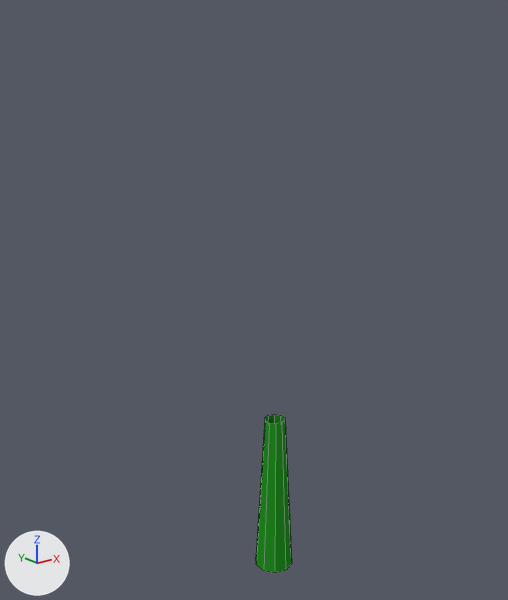
What one commit did to the Blender file meshs/tree/tree.blend.
Both versions are drawn from a 50 mm camera at (-3.16, -3.69, 3.76) aimed at (-0.08, 0.15, 2.22). The lights are fixed; the arrows at lower left show +X, +Y and +Z. Mesh edges are drawn as thin lines.

The older version as bpy lines, for what is in view:
```python
me_cone_002 = bpy.data.meshes.new('Cone.002')
me_cone_002.from_pydata(...)  # 21 vertices, 11 faces; spans x -0.34..0.14, y -0.47..0.15, z 0.02..1.61
me_cone_002.materials.append(mat_material_001)  # green #249222
ob_cone_001 = bpy.data.objects.new('Cone.001', me_cone_002)
ob_cone_001.location = (0.0, 0.0, -0.003)
```
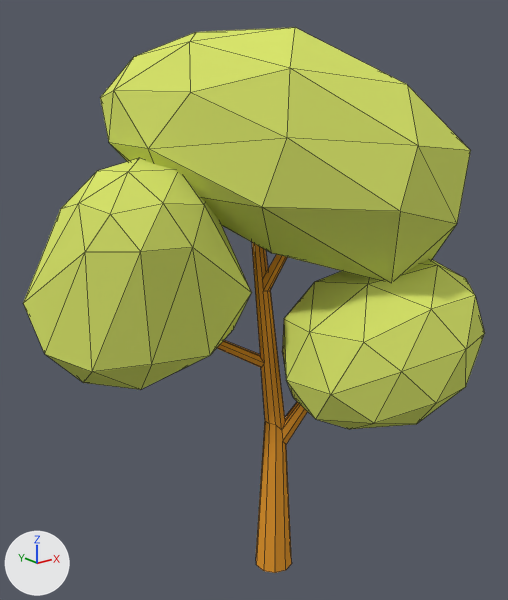
Location of each change, [x1, y1, x2, y2] in pixels of the pictures (508 x 600 px):
'Icosphere', added (yellow)
    after: [23, 27, 485, 429]
'Cone.001', reshaped
    before: [256, 414, 292, 573]
    after: [217, 242, 308, 573]
part 1 of me_cone_002, built on
    before: [274, 414, 292, 573]
    after: [217, 242, 308, 573]
part 2 of me_cone_002, recoloured (green to orange)
    both: [256, 422, 276, 573]

The change, as a diff of the scene's bpy script:
```diff
--- a/meshs/tree/tree.blend.py
+++ b/meshs/tree/tree.blend.py
@@ mat_material_002 @@
+mat_material_002 = diffuse_material('Material.002')
+mat_material_002.base_color = (0.8, 0.327, 0.0339)  # orange #e79b34
@@ mat_material @@
+mat_material = diffuse_material('Material')
+mat_material.base_color = (0.708, 0.8, 0.155)  # yellow #dbe76e
@@ me_cone_002 @@
 # used by ob_cone_001; location = (0.0, 0.0, -0.003)
-me_cone_002.from_pydata(...)  # 21 vertices, 11 faces; spans x -0.34..0.14, y -0.47..0.15, z 0.02..1.61
+me_cone_002.from_pydata(...)  # 75 vertices, 62 faces; spans x -0.82..0.49, y -0.47..0.68, z 0.02..3.27
+# me_cone_002 part 1
+# 2 vertices are removed from x 0.0..0.08, y -0.08..0.02, z 1.29
+# 5 faces are deleted
+# 4 vertices move within x -0.05..0.08, y -0.06..0.06, z 1.29
+# 56 vertices are added at x -0.82..0.49, y -0.43..0.68, z 1.09..3.27
+# 56 new faces join them
+# me_cone_002 part 2: 6 faces spanning x -0.14..0.14, y -0.15..0.15, z 0.02..1.29 switch from mat_material_001 (green #249222) to mat_material_002 (orange #e79b34)
@@ me_icosphere_001 @@
+me_icosphere_001.from_pydata(...)  # 126 vertices, 240 faces; spans x -0.95..2.77, y -2.56..1.15, z -1.21..2.62
+me_icosphere_001.materials.append(mat_material)  # yellow #dbe76e
@@ ob_icosphere @@
+ob_icosphere = bpy.data.objects.new('Icosphere', me_icosphere_001)
+ob_icosphere.location = (-0.766, 0.619, 2.18)
+ob_icosphere.scale = (0.73, 0.73, 0.73)
```
